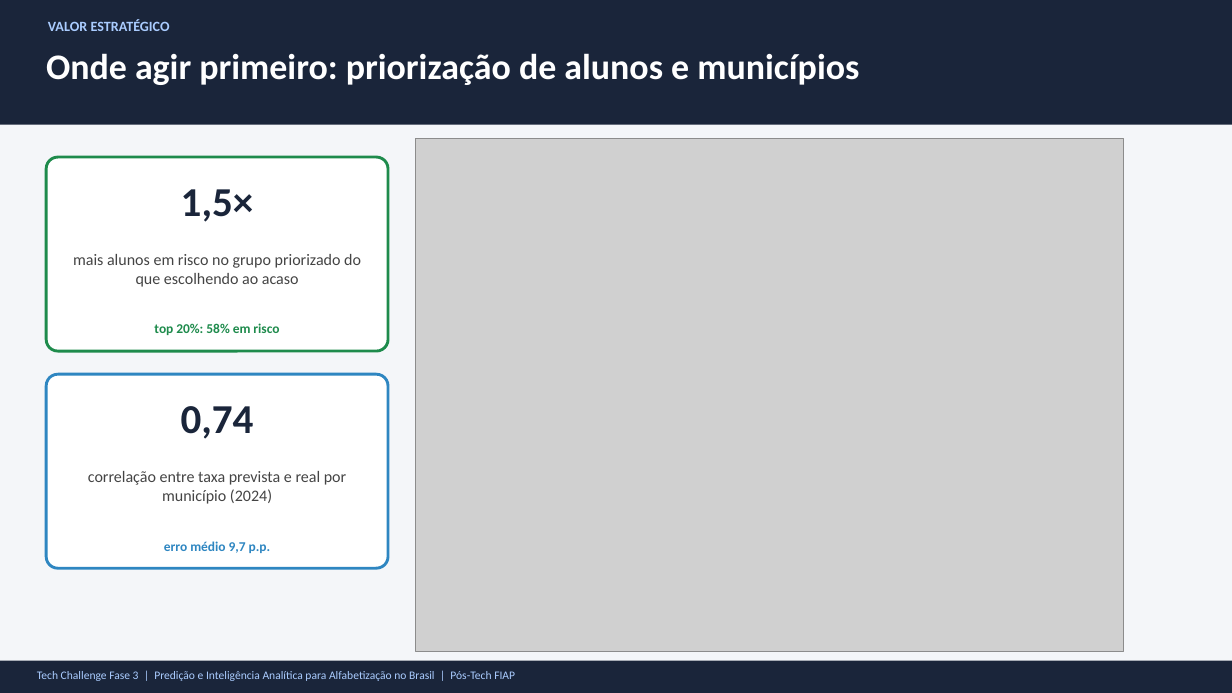
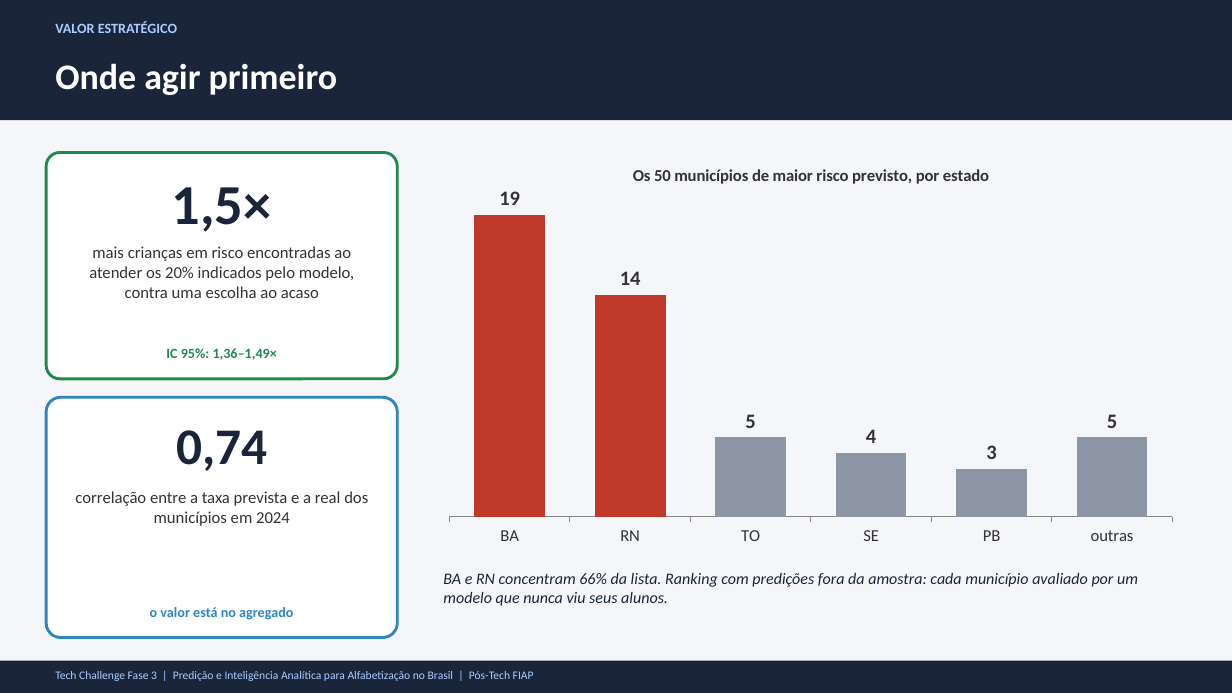
Before and after one commit to Fe-Biaggio/TechChallenge_3, a slide deck: slide 7 of reports/presentation/Alfabetizacao_Fase3_Apresentacao.pptx (slide 6 before the commit). Drawn at 1232x693 pixels with LibreOffice and Linux fonts; fonts in the diff are those of the drawing; grey boxes stand for pictures. Boxes give left, top, right and bottom in pixels: in the first picture for what was removed or moved away, otherwise in the second. Text is boxed around its words. In the diff, an @@ line names an element or a change of style, - is before the commit and + after.

```diff
--- a/reports/presentation/Alfabetizacao_Fase3_Apresentacao.pptx
+++ b/reports/presentation/Alfabetizacao_Fase3_Apresentacao.pptx
@@ rectangle resized from (x1=0, y1=0, x2=1232, y2=125) to (x1=0, y1=0, x2=1232, y2=120) @@
@@ text "VALOR ESTRATÉGICO" moved from (x1=48, y1=19, x2=170, y2=31) to (x1=55, y1=21, x2=177, y2=33) @@
@@ text "Onde agir primeiro" at (x1=55, y1=63, x2=337, y2=95): vertical alignment top to middle @@
@@ text at (x1=55, y1=63, x2=337, y2=95): text changed @@
-Onde agir primeiro: priorização de alunos e municípios
+Onde agir primeiro
@@ picture removed at (x1=416, y1=139, x2=1124, y2=652) @@
@@ column chart added at (x1=434, y1=148, x2=1188, y2=555) @@
+title "Os 50 municípios de maior risco previsto, por estado"
+categories: BA, RN, TO, SE, PB, outras
+Series 1: 19, 14, 5, 4, 3, 5
@@ text "1,5×" moved from (x1=181, y1=189, x2=254, y2=222) to (x1=172, y1=187, x2=272, y2=232) @@
@@ text "1,5×" at (x1=172, y1=187, x2=272, y2=232): size 32 to 44 pt @@
@@ rounded rectangle resized from (x1=46, y1=157, x2=388, y2=351) to (x1=46, y1=152, x2=397, y2=379) @@
@@ text at (x1=89, y1=246, x2=355, y2=298): text changed; size 12.5 to 13 pt; text colour #444444 to #333333 @@
-mais alunos em risco no grupo priorizado do que escolhendo ao acaso
+mais crianças em risco encontradas ao atender os 20% indicados pelo modelo, contra uma escolha ao acaso
@@ text at (x1=166, y1=348, x2=277, y2=360): text changed; size 10.5 to 11 pt @@
-top 20%: 58% em risco
+IC 95%: 1,36–1,49×
@@ text "0,74" moved from (x1=181, y1=406, x2=254, y2=439) to (x1=176, y1=430, x2=267, y2=471) @@
@@ text "0,74" at (x1=176, y1=430, x2=267, y2=471): size 32 to 40 pt @@
@@ rounded rectangle resized from (x1=46, y1=374, x2=388, y2=568) to (x1=46, y1=397, x2=397, y2=638) @@
@@ text at (x1=75, y1=491, x2=368, y2=526): text changed; size 12.5 to 13 pt; text colour #444444 to #333333 @@
-correlação entre taxa prevista e real por município (2024)
+correlação entre a taxa prevista e a real dos municípios em 2024
@@ text added at (x1=443, y1=573, x2=1138, y2=606), 12.5 pt, text #1A253A, italic @@
+BA e RN concentram 66% da lista. Ranking com predições fora da amostra: cada município avaliado por um modelo que nunca viu seus alunos.
@@ text at (x1=150, y1=607, x2=293, y2=620): text changed; size 10.5 to 11 pt @@
-erro médio 9,7 p.p.
+o valor está no agregado
@@ text "Tech Challenge Fase 3 | ..." moved from (x1=37, y1=671, x2=515, y2=681) to (x1=55, y1=671, x2=534, y2=681) @@
```
Also in this commit, not shown: 7 other slides changed, 2 slides added, 2 slides removed, 3 other files.
